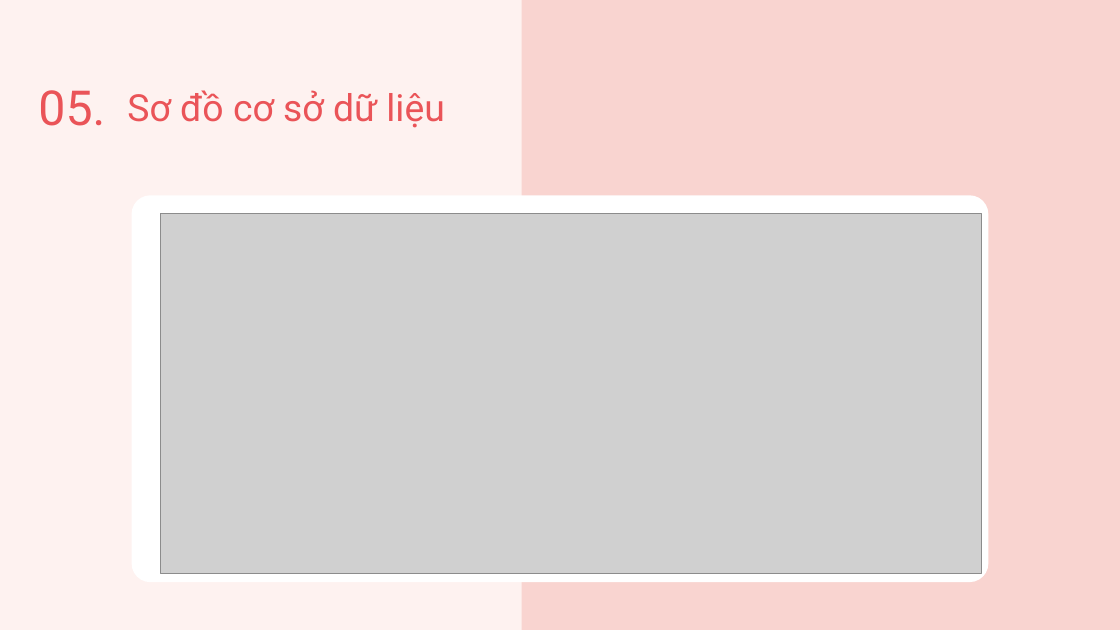
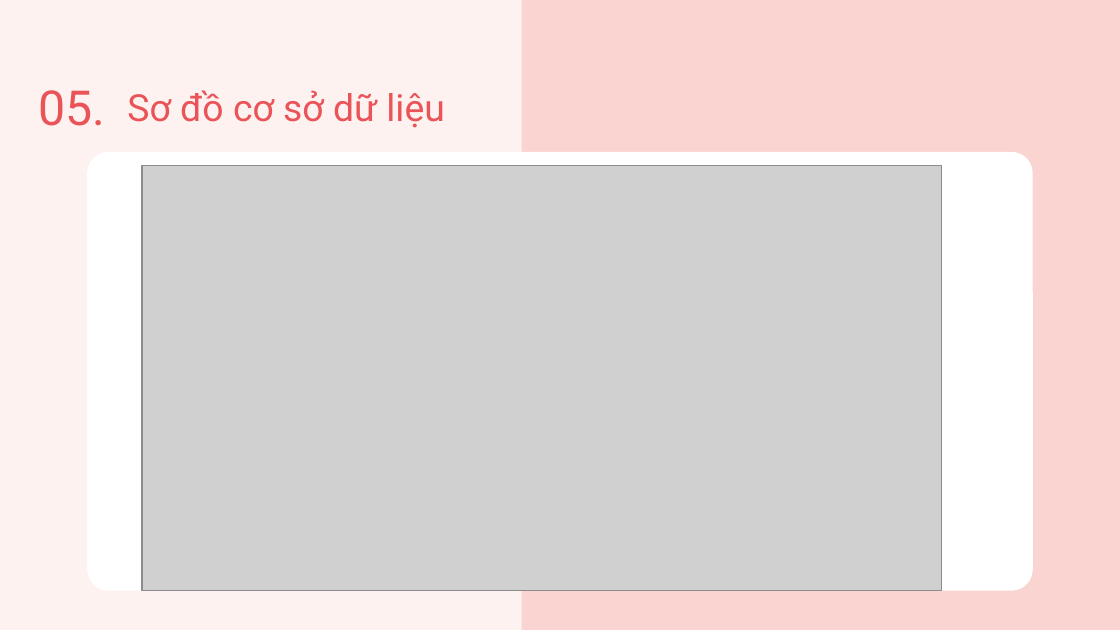
Before and after one commit to Prox404/doan1J2School, a slide deck: slide 10 of Document/slide.pptx. Drawn at 1120x630 pixels with LibreOffice and Linux fonts; fonts in the diff are those of the drawing; grey boxes stand for pictures. Boxes give left, top, right and bottom in pixels: in the first picture for what was removed or moved away, otherwise in the second. Text is boxed around its words. In the diff, an @@ line names an element or a change of style, - is before the commit and + after.

```diff
--- a/Document/slide.pptx
+++ b/Document/slide.pptx
@@ rounded rectangle resized from (x1=131, y1=195, x2=988, y2=581) to (x1=87, y1=152, x2=1033, y2=591) @@
@@ picture resized from (x1=161, y1=214, x2=982, y2=573) to (x1=142, y1=166, x2=942, y2=591) @@
```
Also in this commit, not shown: 1 other slide changed, 1 slide added, 6 other files.
